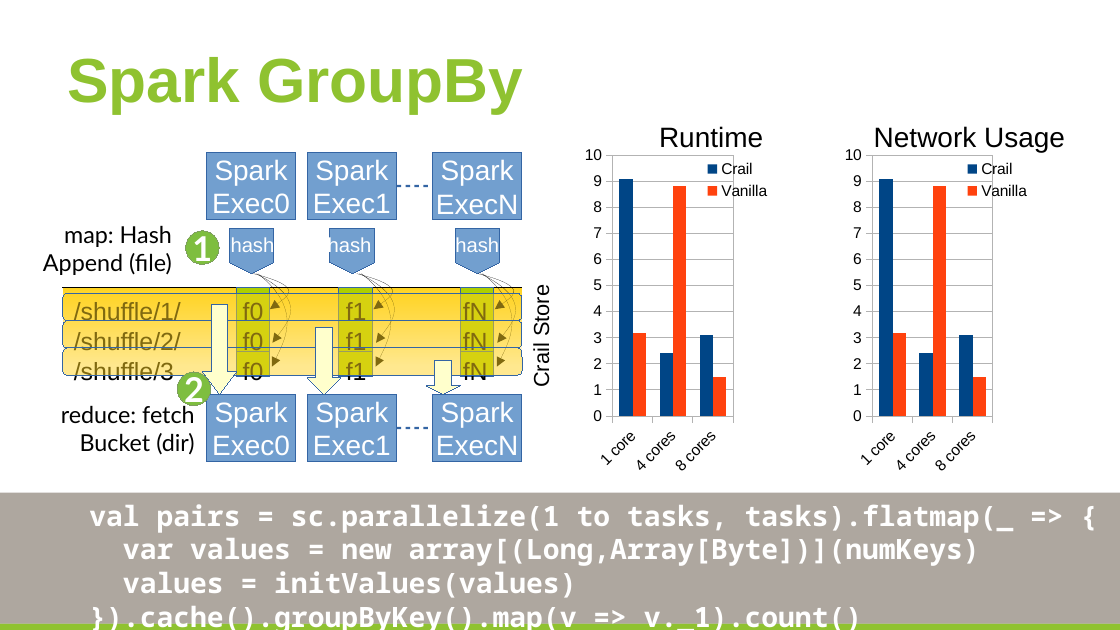
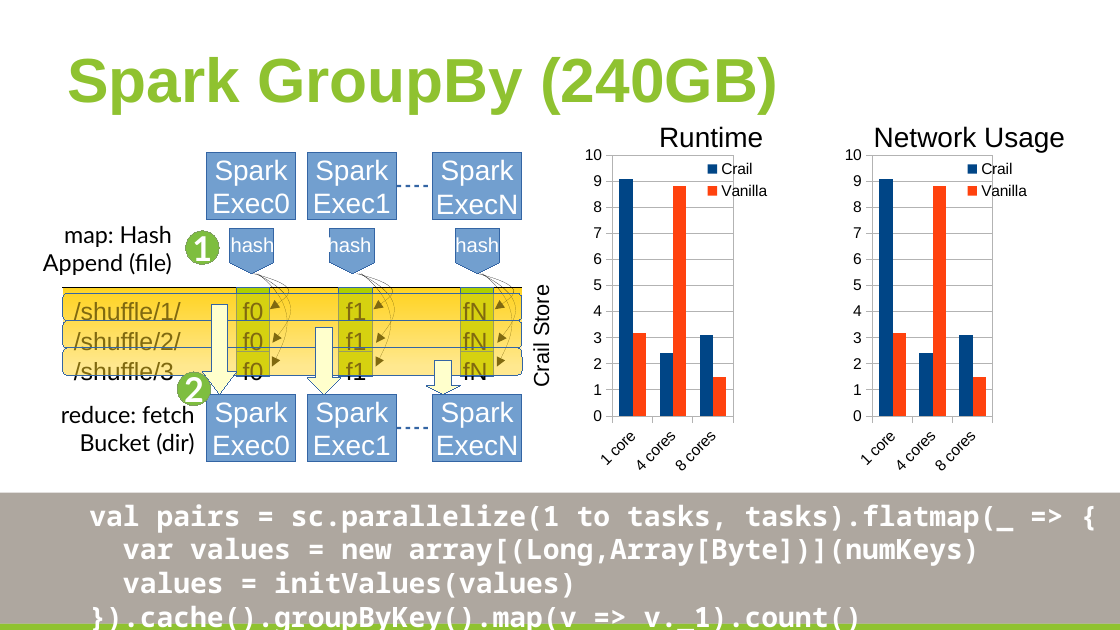
Before and after one commit to huangyibo/spark-summit-17, a slide deck: slide 22 of template.odp. Drawn at 1120x630 pixels with LibreOffice and Linux fonts; fonts in the diff are those of the drawing; background and template pictures are left out. Boxes give left, top, right and bottom in pixels: in the first picture for what was removed or moved away, otherwise in the second. Text is boxed around its words. In the diff, an @@ line names an element or a change of style, - is before the commit and + after.

```diff
--- a/template.odp
+++ b/template.odp
@@ title at box(67, 57, 778, 113): text changed @@
-Spark GroupBy
+Spark GroupBy (240GB)
```
Also in this commit, not shown: 2 other slides changed, 1 other file.
